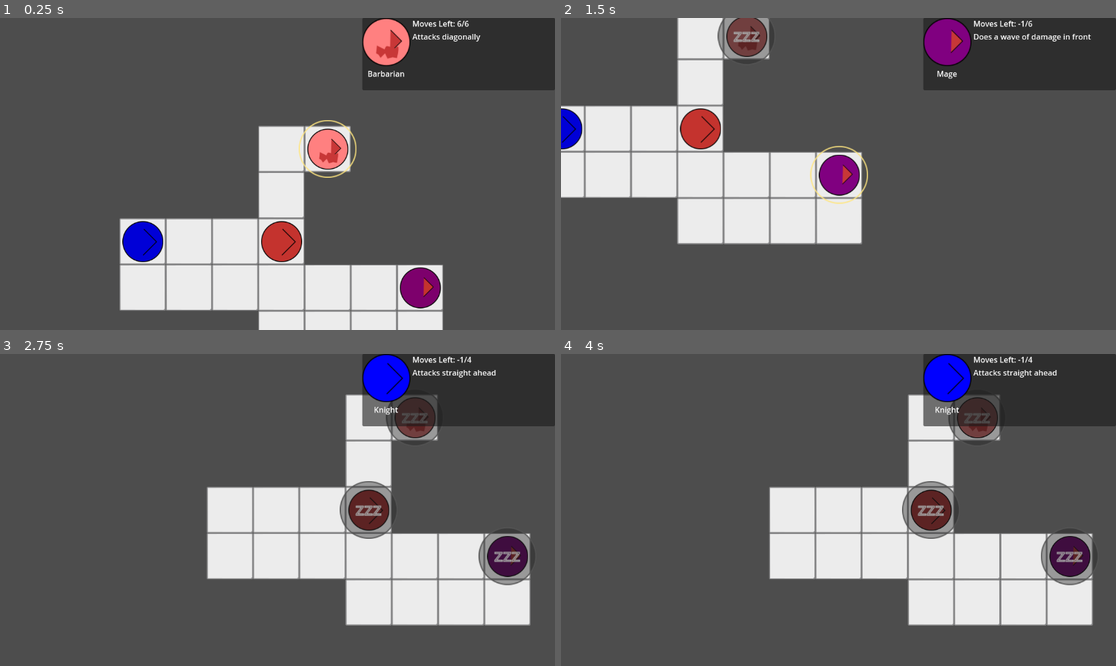
Above: before the commit, frames 1-4 (two rows, left to right).
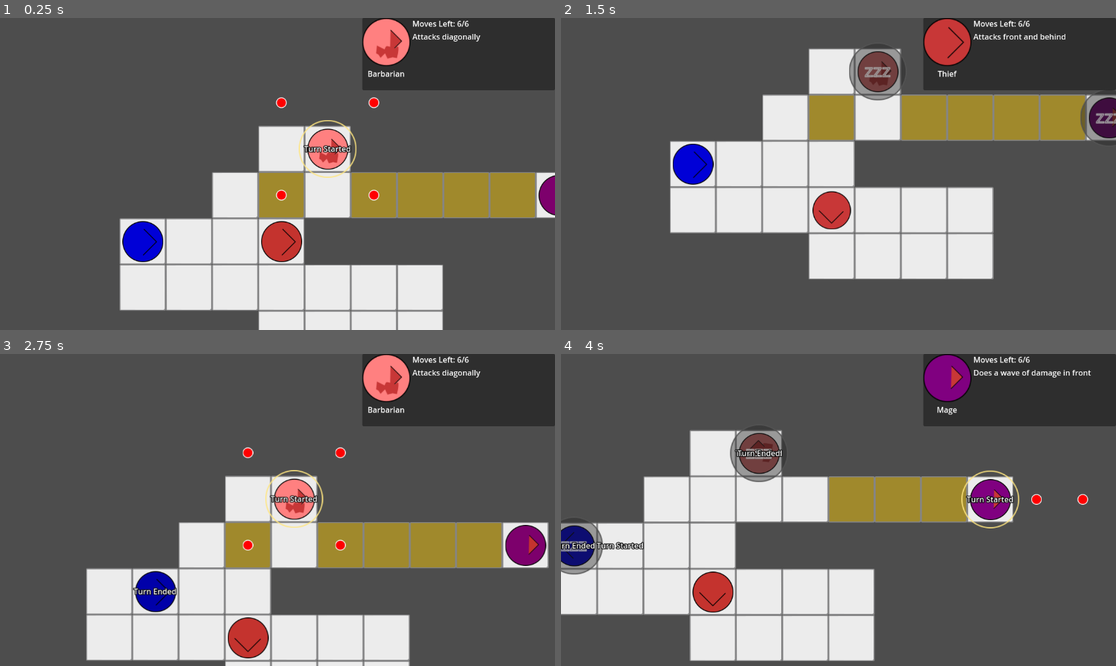
Above: after the commit, the same moments.

Repository: mathew-tran/onlyone
Game: Godot game, scene res://Scenes/Main.tscn
Two runs of this game, one before a commit and one after it. Both use one fixed random seed, a clock stepped at 60 frames per second and the inputs below.
Inputs:
- Up to frame 1 (0.25 s): no input
- Up to frame 2 (1.5 s): tap Enter (end_turn) at 0.5, 0.8, 1.35 s; hold D (right) 0.53-1.28 s; tap Space (attack) at 0.6 s; hold S (down) from 1.28 s (still down)
- Up to frame 3 (2.75 s): tap Space (attack) at 1.55, 2.1 s; release S (down) at 2.03 s; hold D (right) from 2.03 s (still down); tap Enter (end_turn) at 2.3 s
- Up to frame 4 (4 s): release D (right) at 2.78 s; hold W (up) 2.78-3.53 s; tap Enter (end_turn) at 2.85, 3.8 s; tap Space (attack) at 3.05 s; hold A (left) from 3.53 s (still down); hold Tab (tab) from 3.53 s (still down)

The runs differ from the first frame. In frame 1, 10% of the frame differs, in the area x 38-100%, y 25-94%; in frame 2, 37%; in frame 3, 36%; in frame 4, 47%, in the area x 0-96%, y 0-99%.

Commit message:
fix up attack projectile, add a dirt block that can be broken, add some animations

Diff:
--- a/Example.svg
+++ b/Example.svg
@@ -24,9 +24,9 @@
      inkscape:deskcolor="#d1d1d1"
      inkscape:document-units="mm"
      showguides="true"
-     inkscape:zoom="4.0668163"
-     inkscape:cx="69.095818"
-     inkscape:cy="-50.285035"
+     inkscape:zoom="2.8756734"
+     inkscape:cx="381.12812"
+     inkscape:cy="346.17979"
      inkscape:window-width="1920"
      inkscape:window-height="1009"
      inkscape:window-x="-8"
@@ -95,18 +95,24 @@
     <text
        xml:space="preserve"
        id="text4"
-       style="font-size:26.6667px;font-family:Verdana;-inkscape-font-specification:Verdana;text-align:justify;writing-mode:lr-tb;direction:ltr;white-space:pre;shape-inside:url(#rect4);fill:none;stroke:#ffffff;stroke-width:1.59874"
+       style="font-size:26.6667px;font-family:Verdana;-inkscape-font-specification:Verdana;text-align:justify;writing-mode:lr-tb;direction:ltr;white-space:pre;shape-inside:url(#rect4);display:inline;fill:none;stroke:#ffffff;stroke-width:1.59874"
        transform="matrix(0.26458333,0,0,0.26458333,-6.2565056,7.1765799)"><tspan
          x="260.46094"
          y="106.04954"
          id="tspan1">zzz</tspan></text>
     <path
        id="path5"
-       style="fill:#ececec;stroke:none;stroke-width:0.346929"
+       style="fill:none;stroke:none;stroke-width:0.346929"
        d="m 103.04483,84.981608 c -6.772794,-0.0072 -13.545574,-0.0048 -20.318364,0.002 0.0503,7.987542 -0.01,15.975322 …(220 unchanged characters)…
        inkscape:export-filename="KnightAttack.png"
        inkscape:export-xdpi="96"
        inkscape:export-ydpi="96" />
+    <circle
+       style="fill:#ff0000;fill-opacity:1;stroke:#000000;stroke-width:0.510076"
+       id="path14"
+       cx="94.741463"
+       cy="96.988136"
+       r="9.9852724" />
     <g
        id="g7"
        transform="translate(-30.187414,64.798845)">
@@ -166,5 +172,32 @@
        style="fill:#c83737;fill-opacity:1;stroke:none;stroke-width:0.423"
        d="m 4.5541356,-19.517723 0.3903546,-3.643309 3.6433085,1.821654 c 0,0 0.2602362,-1.561418 1.0409455,-1.561418 0 …(248 unchanged characters)…
        id="path11" />
+    <circle
+       style="fill:#ff0000;fill-opacity:1;stroke:#ffffff;stroke-width:0.423"
+       id="path12"
+       cx="71.146774"
+       cy="-1.633809"
+       r="2.7602229"
+       inkscape:export-filename="Art\AttackPreviewHighlight.png"
+       inkscape:export-xdpi="96"
+       inkscape:export-ydpi="96" />
+    <rect
+       style="fill:#858586;stroke:none;stroke-width:0.346929"
+       id="rect13"
+       width="25.05307"
+       height="25.05307"
+       x="115.94878"
+       y="55.166424"
+       ry="0.64030832"
+       inkscape:export-filename="Art\TileDirt.png"
+       inkscape:export-xdpi="96"
+       inkscape:export-ydpi="96" />
+    <path
+       id="path13"
+       style="fill:#a0892c;stroke:none;stroke-width:0.346929"
+       d="m 136.77779,55.701172 c -6.77279,-0.0072 -13.54558,-0.0048 -20.31836,0.002 0.0503,7.987542 -0.01,15.975324 0.041,23.962891 7.56507,0.04966 15.14,0.01236 22.69901,0.01897 0.67769,0.187314 1.44399,-0.322406 1.26608,-1.074441 0.0106,-7.627347 0.0252,-15.254743 -0.0159,-22.882031 -1.22371,-0.04735 -2.44758,-0.04195 -3.67187,-0.02734 z"
+       inkscape:export-filename="Tile.png"
+       inkscape:export-xdpi="96"
+       inkscape:export-ydpi="96" />
   </g>
 </svg>
--- a/Prefabs/Attacks/AttackProjectile.tscn
+++ b/Prefabs/Attacks/AttackProjectile.tscn
@@ -4,9 +4,10 @@
 [ext_resource type="Texture2D" uid="uid://dl43ol21a51jd" path="res://Art/Attacks/KnightAttack.png" id="2_g2jdm"]
 
 [sub_resource type="CircleShape2D" id="CircleShape2D_jlyx8"]
-radius = 29.0
+radius = 15.0
 
 [node name="AttackProjectile" type="Area2D"]
+collision_layer = 5
 script = ExtResource("1_khdtq")
 
 [node name="TextureRect" type="TextureRect" parent="."]
--- /dev/null
+++ b/Prefabs/DirtTile.tscn
@@ -0,0 +1,26 @@
+[gd_scene load_steps=4 format=3 uid="uid://dh1j5i3ldx5i2"]
+
+[ext_resource type="Script" uid="uid://cnkkmghq70jjh" path="res://Scripts/Tile.gd" id="1_nnqxs"]
+[ext_resource type="Texture2D" uid="uid://bbmfp1uigio8" path="res://Art/TileDirt.png" id="2_nnqxs"]
+
+[sub_resource type="RectangleShape2D" id="RectangleShape2D_idj7w"]
+size = Vector2(96, 96)
+
+[node name="DirtTile" type="Area2D"]
+collision_layer = 3
+script = ExtResource("1_nnqxs")
+bIsWalkable = false
+bBreakable = true
+
+[node name="TextureRect" type="TextureRect" parent="."]
+custom_minimum_size = Vector2(96, 96)
+offset_left = -48.0
+offset_top = -48.0
+offset_right = 48.0
+offset_bottom = 48.0
+texture = ExtResource("2_nnqxs")
+expand_mode = 2
+stretch_mode = 5
+
+[node name="CollisionShape2D" type="CollisionShape2D" parent="."]
+shape = SubResource("RectangleShape2D_idj7w")
--- a/Prefabs/Pawn.tscn
+++ b/Prefabs/Pawn.tscn
@@ -1,10 +1,11 @@
-[gd_scene load_steps=7 format=3 uid="uid://ktwoml5qvsxe"]
+[gd_scene load_steps=8 format=3 uid="uid://ktwoml5qvsxe"]
 
 [ext_resource type="Texture2D" uid="uid://cwnwy5k2nn5es" path="res://Art/Characters/Knight.png" id="1_4orw8"]
 [ext_resource type="Script" uid="uid://dfjye1cc2jtpq" path="res://Scripts/Pawn.gd" id="1_ohklm"]
 [ext_resource type="Resource" uid="uid://5bjel7qo2qqg" path="res://Content/Characters/Knight_CharacterData.tres" id="2_mq203"]
 [ext_resource type="Texture2D" uid="uid://75wg7267x21j" path="res://Art/Highlight.png" id="4_qcmd7"]
 [ext_resource type="Texture2D" uid="uid://orhjtp17nisk" path="res://Art/TiredHighlight.png" id="5_dfchu"]
+[ext_resource type="PackedScene" uid="uid://bg2lj3wilnxfn" path="res://Prefabs/UI/AttackPreviewHighlight.tscn" id="6_trdlx"]
 
 [sub_resource type="CircleShape2D" id="CircleShape2D_4orw8"]
 radius = 28.72
@@ -57,3 +58,9 @@
 
 [node name="CollisionShape2D" type="CollisionShape2D" parent="TestMoveShape"]
 shape = SubResource("CircleShape2D_4orw8")
+
+[node name="AttackHighlightPreview" type="Node2D" parent="."]
+z_index = 3
+z_as_relative = false
+
+[node name="PreviewHighlight" parent="AttackHighlightPreview" instance=ExtResource("6_trdlx")]
--- a/Prefabs/AvailableTile.tscn
+++ b/Prefabs/Tile.tscn
@@ -1,5 +1,6 @@
-[gd_scene load_steps=3 format=3 uid="uid://dovjqvgagph61"]
+[gd_scene load_steps=4 format=3 uid="uid://dovjqvgagph61"]
 
+[ext_resource type="Script" uid="uid://cnkkmghq70jjh" path="res://Scripts/Tile.gd" id="1_47j1d"]
 [ext_resource type="Texture2D" uid="uid://by0ra55nld5um" path="res://Art/Tile.png" id="1_kn52d"]
 
 [sub_resource type="RectangleShape2D" id="RectangleShape2D_idj7w"]
@@ -7,6 +8,7 @@
 
 [node name="AvailableTile" type="Area2D"]
 collision_layer = 3
+script = ExtResource("1_47j1d")
 
 [node name="TextureRect" type="TextureRect" parent="."]
 custom_minimum_size = Vector2(96, 96)
--- /dev/null
+++ b/Prefabs/UI/AttackPreviewHighlight.tscn
@@ -0,0 +1,15 @@
+[gd_scene load_steps=2 format=3 uid="uid://bg2lj3wilnxfn"]
+
+[ext_resource type="Texture2D" uid="uid://gq3fnv26t5fe" path="res://Art/AttackPreviewHighlight.png" id="1_ysi3s"]
+
+[node name="PreviewHighlight" type="Node2D"]
+
+[node name="TextureRect" type="TextureRect" parent="."]
+custom_minimum_size = Vector2(22, 22)
+offset_left = -11.0
+offset_top = -11.0
+offset_right = 11.0
+offset_bottom = 11.0
+texture = ExtResource("1_ysi3s")
+expand_mode = 4
+stretch_mode = 5
--- /dev/null
+++ b/Prefabs/UI/PopupText.tscn
@@ -0,0 +1,18 @@
+[gd_scene load_steps=2 format=3 uid="uid://c4tde0t16qh3o"]
+
+[ext_resource type="Script" uid="uid://b8a8ktr0fk5eg" path="res://Scripts/UI/PopupText.gd" id="1_waqgv"]
+
+[node name="PopupText" type="Node2D"]
+script = ExtResource("1_waqgv")
+
+[node name="Label" type="Label" parent="."]
+custom_minimum_size = Vector2(300, 50)
+offset_left = -150.0
+offset_top = -25.0
+offset_right = 150.0
+offset_bottom = 25.0
+theme_override_colors/font_outline_color = Color(0, 0, 0, 1)
+theme_override_constants/outline_size = 6
+text = "BLAH"
+horizontal_alignment = 1
+vertical_alignment = 1
--- a/Scenes/Main.tscn
+++ b/Scenes/Main.tscn
@@ -1,7 +1,8 @@
-[gd_scene load_steps=8 format=3 uid="uid://b6ruj6kr3b8ul"]
+[gd_scene load_steps=9 format=3 uid="uid://b6ruj6kr3b8ul"]
 
-[ext_resource type="PackedScene" uid="uid://dovjqvgagph61" path="res://Prefabs/AvailableTile.tscn" id="1_r150o"]
+[ext_resource type="PackedScene" uid="uid://dovjqvgagph61" path="res://Prefabs/Tile.tscn" id="1_r150o"]
 [ext_resource type="Script" uid="uid://c08c3g1akko6l" path="res://Scripts/Game.gd" id="1_rgh2o"]
+[ext_resource type="PackedScene" uid="uid://dh1j5i3ldx5i2" path="res://Prefabs/DirtTile.tscn" id="2_50glp"]
 [ext_resource type="PackedScene" uid="uid://ktwoml5qvsxe" path="res://Prefabs/Pawn.tscn" id="2_idj7w"]
 [ext_resource type="PackedScene" uid="uid://ccrj4phptewfq" path="res://Prefabs/UI/CurrentCharacterUI.tscn" id="3_kln2b"]
 [ext_resource type="Resource" uid="uid://ctx3rsvar40jc" path="res://Content/Characters/Thief_CharacterData.tres" id="5_pbw6q"]
@@ -15,13 +16,28 @@
 
 [node name="Tiles" type="Node2D" parent="."]
 
+[node name="DirtTile" parent="Tiles" instance=ExtResource("2_50glp")]
+position = Vector2(288, -96)
+
+[node name="DirtTile3" parent="Tiles" instance=ExtResource("2_50glp")]
+position = Vector2(768, -96)
+
+[node name="DirtTile4" parent="Tiles" instance=ExtResource("2_50glp")]
+position = Vector2(672, -96)
+
+[node name="DirtTile5" parent="Tiles" instance=ExtResource("2_50glp")]
+position = Vector2(576, -96)
+
+[node name="DirtTile6" parent="Tiles" instance=ExtResource("2_50glp")]
+position = Vector2(480, -96)
+
 [node name="AvailableTile" parent="Tiles" instance=ExtResource("1_r150o")]
 
 [node name="AvailableTile2" parent="Tiles" instance=ExtResource("1_r150o")]
 position = Vector2(96, 0)
 
 [node name="AvailableTile3" parent="Tiles" instance=ExtResource("1_r150o")]
-position = Vector2(192, 0)
+position = Vector2(192, -96)
 
 [node name="AvailableTile4" parent="Tiles" instance=ExtResource("1_r150o")]
 position = Vector2(288, 0)
@@ -54,10 +70,13 @@
 position = Vector2(576, 192)
 
 [node name="AvailableTile16" parent="Tiles" instance=ExtResource("1_r150o")]
-position = Vector2(288, -96)
+position = Vector2(192, 0)
 
 [node name="AvailableTile17" parent="Tiles" instance=ExtResource("1_r150o")]
 position = Vector2(288, -192)
+
+[node name="AvailableTile20" parent="Tiles" instance=ExtResource("1_r150o")]
+position = Vector2(384, -96)
 
 [node name="AvailableTile18" parent="Tiles" instance=ExtResource("1_r150o")]
 position = Vector2(384, -192)
@@ -68,6 +87,9 @@
 [node name="AvailableTile11" parent="Tiles" instance=ExtResource("1_r150o")]
 position = Vector2(576, 96)
 
+[node name="AvailableTile19" parent="Tiles" instance=ExtResource("1_r150o")]
+position = Vector2(864, -96)
+
 [node name="PawnList" type="Node2D" parent="."]
 
 [node name="Pawn" parent="PawnList" instance=ExtResource("2_idj7w")]
@@ -77,7 +99,7 @@
 CharData = ExtResource("5_pbw6q")
 
 [node name="Pawn3" parent="PawnList" instance=ExtResource("2_idj7w")]
-position = Vector2(576, 96)
+position = Vector2(864, -96)
 CharData = ExtResource("6_v1gob")
 
 [node name="Pawn4" parent="PawnList" instance=ExtResource("2_idj7w")]
--- a/Scripts/AttackProjectile.gd
+++ b/Scripts/AttackProjectile.gd
@@ -3,7 +3,7 @@
 class_name Projectile
 
 var TargetPosition = Vector2.ZERO
-var Speed = 10
+var Speed = 20
 var Progress = 0
 var InitialPosition = Vector2.ZERO
 
@@ -14,10 +14,13 @@
 
 func _process(delta: float) -> void:
 	Progress += delta * Speed
+	if Progress >= 1:
+		Progress = 1
 	global_position = lerp(InitialPosition, TargetPosition, Progress)
 
 	if Progress >= 1:
-
+		print(InitialPosition)
+		print(TargetPosition)
 		set_process(false)
 		force_update_transform()
 		await get_tree().create_timer(.1).timeout
@@ -25,5 +28,8 @@
 		for area in areas:
 			if area is Pawn:
 				await area.Kill()
+			if area is Tile:
+				if area.bBreakable:
+					area.ReplaceTile()
 		OnComplete.emit()
 		queue_free()
--- a/Scripts/Autoload/Helper.gd
+++ b/Scripts/Autoload/Helper.gd
@@ -5,3 +5,11 @@
 
 func GetEffectsGroup():
 	return get_tree().get_nodes_in_group("Effects")[0]
+
+func CreateText(data, textPosition):
+	var textClass = load("res://Prefabs/UI/PopupText.tscn")
+	var instance = textClass.instantiate()
+
+	GetEffectsGroup().add_child(instance)
+	instance.global_position = textPosition
+	instance.Setup(data)
--- a/Scripts/Pawn.gd
+++ b/Scripts/Pawn.gd
@@ -61,6 +61,9 @@
 	set_process(true)
 	modulate = Color.WHITE
 	Helper.GetGame().OnPawnUpdate.emit()
+	var data = {}
+	data["text"] = "Turn Started"
+	Helper.CreateText(data, global_position)
 
 func StallTurn():
 	UpdateState(PAWN_STATE.TO_BE_USED)
@@ -69,6 +72,9 @@
 
 func EndTurn():
 	print(name + " TURN END")
+	var data = {}
+	data["text"] = "Turn Ended"
+	Helper.CreateText(data, global_position)
 
 	UpdateState(PAWN_STATE.TIRED)
 	Helper.GetGame().OnEndTurn.emit()
@@ -78,12 +84,29 @@
 
 func _ready() -> void:
 	$TextureRect.texture = CharData.CharImage
+	CreateAttackPreviewHighlight()
+
+func CreateAttackPreviewHighlight():
+	for child in $AttackHighlightPreview.get_children():
+		child.queue_free()
+
+	var highlightClass = load("res://Prefabs/UI/AttackPreviewHighlight.tscn")
+
+	for pos in GetAttackPositions():
+		var instance = highlightClass.instantiate()
+
+		$AttackHighlightPreview.add_child(instance)
+		instance.global_position = pos
 
 func _process(delta: float) -> void:
+	var nextDirection = CurrentDirection
 	if Engine.is_editor_hint():
 		return
 
 	if CurrentState != PAWN_STATE.USING:
+		return
+
+	if bCanMove == false:
 		return
 
 	if MovesLeft <= 0 and bCanShoot == false:
@@ -103,31 +126,41 @@
 			await Shoot()
 			Helper.GetGame().OnPawnUpdate.emit()
 			set_process(true)
-		return
-
-	if CanMove() == false:
-		return
+		else:
+			var data = {}
+			data["text"] = "No attacks left"
+			Helper.CreateText(data, global_position)
+		return
+
 
 
 
 	var moveVector = Vector2.ZERO
 	if Input.is_action_just_pressed("left"):
 		moveVector.x = -1
-		CurrentDirection = DIRECTION.LEFT
+		nextDirection = DIRECTION.LEFT
 
 	elif Input.is_action_just_pressed("right"):
 		moveVector.x += 1
-		CurrentDirection = DIRECTION.RIGHT
+		nextDirection = DIRECTION.RIGHT
 
 	elif Input.is_action_just_pressed("up"):
 		moveVector.y -= 1
-		CurrentDirection = DIRECTION.UP
+		nextDirection = DIRECTION.UP
 
 	elif Input.is_action_just_pressed("down"):
 		moveVector.y += 1
-		CurrentDirection = DIRECTION.DOWN
+		nextDirection = DIRECTION.DOWN
 
 	if moveVector != Vector2.ZERO:
+
+		if CanMove() == false:
+			var data = {}
+			data["text"] = "No moves left"
+			Helper.CreateText(data, global_position)
+			return
+
+		CurrentDirection = nextDirection
 		bCanMove = false
 		$TestMoveShape.position = moveVector * Definitions.CellSize
 		print("test position" + str($TestMoveShape.global_position))
@@ -139,13 +172,22 @@
 
 		var result = CheckResult(areas)
 
+		UpdateSprite()
 		match result:
 			MOVE_TEST_RESULT.OPEN_SPOT:
-				global_position += moveVector * Definitions.CellSize
+				var tween = get_tree().create_tween()
+				tween.tween_property(self, "scale", Vector2.ONE * .8, .01)
+				tween.tween_property(self, "global_position", global_position + moveVector * Definitions.CellSize, .05)
+
+				await tween.finished
+				tween = get_tree().create_tween()
+				tween.tween_property(self, "scale", Vector2.ONE, .05)
+				await tween.finished
 		bCanMove = true
+		UpdateSprite()
 		MovesLeft -= 1
 		Helper.GetGame().OnPawnUpdate.emit()
-		UpdateSprite()
+
 
 func CanMove():
 	return MovesLeft > 0 and bCanMove
@@ -159,11 +201,17 @@
 		if area is Pawn:
 			if area != self:
 				return MOVE_TEST_RESULT.OTHER_PAWN
+		if area is Tile:
+			if area.bIsWalkable == false:
+				return MOVE_TEST_RESULT.INVALID
 	return MOVE_TEST_RESULT.OPEN_SPOT
 
-func Shoot():
+func GetAttackPositions():
+	var positions = []
+	var snappedParam = Definitions.CellSize.x
 	for pos in CharData.AttackPositions:
 		var rot = 0
+		var currentPos = global_position
 		match CurrentDirection:
 			DIRECTION.LEFT:
 				rot = 90
@@ -174,11 +222,21 @@
 			DIRECTION.DOWN:
 				rot = 0
 		var targetPosition = Vector2(pos.x, pos.y).rotated(deg_to_rad(rot))
+
+		currentPos += targetPosition * Definitions.CellSize
+
+		currentPos = Vector2(snappedi(currentPos.x, snappedParam),
+		snappedi(currentPos.y, snappedParam))
+		positions.append(currentPos)
+	return positions
+
+func Shoot():
+	for pos in GetAttackPositions():
 		var projClass = load("res://Prefabs/Attacks/AttackProjectile.tscn")
 		var instance = projClass.instantiate() as Projectile
 		instance.global_position = global_position
 		instance.InitialPosition = global_position
-		instance.TargetPosition = global_position + targetPosition * Definitions.CellSize
+		instance.TargetPosition = pos
 		Helper.GetEffectsGroup().add_child(instance)
 		await instance.OnComplete
 
@@ -194,19 +252,26 @@
 			return Vector2.DOWN
 
 func UpdateSprite():
+	var targetRotation = 0
 	match CurrentDirection:
 		DIRECTION.LEFT:
-			$TextureRect.rotation_degrees = 180
+			targetRotation = 180
 		DIRECTION.UP:
-			$TextureRect.rotation_degrees = 270
+			targetRotation = 270
 		DIRECTION.RIGHT:
-			$TextureRect.rotation_degrees = 0
+			targetRotation = 0
 		DIRECTION.DOWN:
-			$TextureRect.rotation_degrees = 90
-	if CurrentState == PAWN_STATE.USING:
+			targetRotation = 90
+
+	var tween = get_tree().create_tween()
+	tween.tween_property($TextureRect, "rotation_degrees", targetRotation, .1)
+	if CurrentState == PAWN_STATE.USING and bCanMove:
+		CreateAttackPreviewHighlight()
 		$Higlight.visible = true
+		$AttackHighlightPreview.visible = true
 	else:
 		$Higlight.visible = false
+		$AttackHighlightPreview.visible = false
 
 	if CurrentState == PAWN_STATE.TIRED:
 		$TiredHighlight.visible = true
--- /dev/null
+++ b/Scripts/Tile.gd
@@ -0,0 +1,12 @@
+extends Area2D
+
+class_name Tile
+
+@export var bIsWalkable = true
+@export var bBreakable = false
+
+func ReplaceTile():
+	var regularTile = load("res://Prefabs/Tile.tscn").instantiate()
+	get_parent().add_child(regularTile)
+	regularTile.global_position = global_position
+	queue_free()
--- /dev/null
+++ b/Scripts/UI/PopupText.gd
@@ -0,0 +1,15 @@
+extends Node2D
+
+func _enter_tree() -> void:
+	$Label.visible = false
+
+func Setup(data):
+	if data.has("text"):
+		$Label.text = data["text"]
+		$Label.visible = true
+	var timeToLive = .5
+	if data.has("ttl"):
+		timeToLive = data["ttl"]
+
+	await get_tree().create_timer(timeToLive).timeout
+	queue_free()
--- a/project.godot
+++ b/project.godot
@@ -65,3 +65,4 @@
 [layer_names]
 
 2d_physics/layer_2="Tile"
+2d_physics/layer_3="Attack"
Binary file added: Art/AttackPreviewHighlight.png
Not shown, added: Art/AttackPreviewHighlight.png.import
Binary file changed: Art/Attacks/KnightAttack.png
Binary file added: Art/TileDirt.png
Not shown, added: Art/TileDirt.png.import
Not shown, added: Scripts/Tile.gd.uid
Not shown, added: Scripts/UI/PopupText.gd.uid
